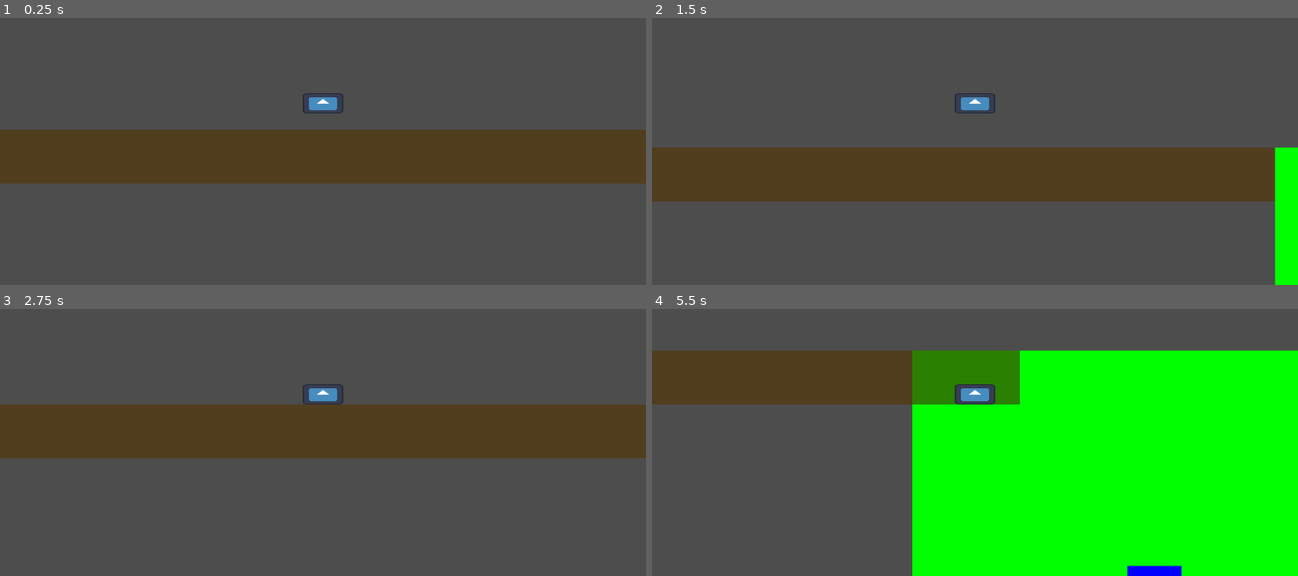
Above: before the commit, frames 1-4 (two rows, left to right).
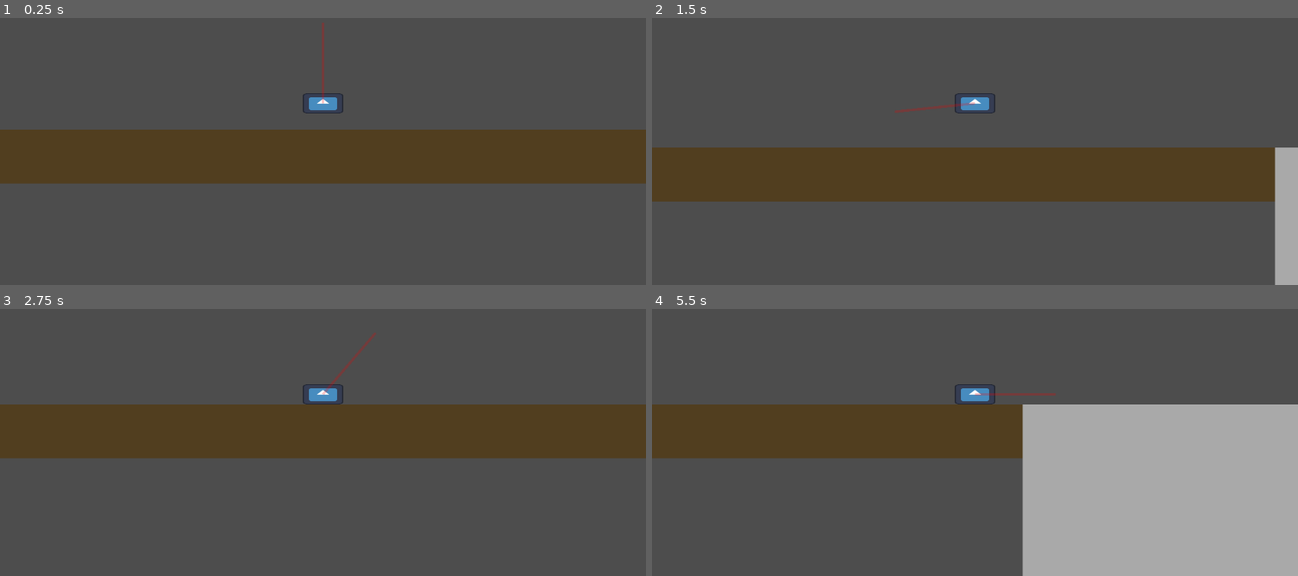
Above: after the commit, the same moments.

Repository: Vryllon/Meow_Miners
Game: Godot game, scene res://Scenes/levels/lobby.tscn
Two runs of this game, one before a commit and one after it. Both use one fixed random seed, a clock stepped at 60 frames per second and the inputs below. The project has no main scene, so this scene is started directly. The engine's default icon, where the game draws it, is replaced by a stand-in: a white triangle on a blue panel in a dark square.
Inputs (mouse positions are in pixels of both pictures, inside the frame that each line leads up to):
- Up to frame 1 (0.25 s): no input
- Up to frame 2 (1.5 s): move the mouse to (1117, 84) at 0.52 s; press the mouse at (1117, 84) at 0.53 s; hold Right (move_right) from 0.53 s (still down); tap W (jump) at 0.77 s; move the mouse to (845, 122) at 1.27 s; release the mouse at (845, 122) at 1.28 s; click (845, 122) at 1.35 s
- Up to frame 3 (2.75 s): tap W (jump) at 1.52 s; move the mouse to (387, 314) at 2.02 s; release Right (move_right) at 2.03 s; press the mouse at (387, 314) at 2.03 s; hold A (move_left) from 2.03 s (still down)
- Up to frame 4 (5.5 s): move the mouse to (942, 466) at 2.77 s; release A (move_left) at 2.78 s; release the mouse at (942, 466) at 2.78 s; hold Right (move_right) 2.78-4.28 s; click (942, 466) at 2.85 s; tap W (jump) at 3.02, 3.77, 4.52 s; move the mouse to (1168, 447) at 3.52 s; press the mouse at (1168, 447) at 3.53 s; move the mouse to (781, 341) at 4.27 s; release the mouse at (781, 341) at 4.28 s; hold A (move_left) 4.28-5.03 s; click (781, 341) at 4.35 s; move the mouse to (1007, 394) at 5.02 s; press the mouse at (1007, 394) at 5.03 s; hold Right (move_right) from 5.03 s (still down)

The runs differ from the first frame. In frame 1, 0.1% of the frame differs, in the area x 49-51%, y 1-33%; in frame 2, 2.0%; in frame 3, 0.1%; in frame 4, 66%, in the area x 0-100%, y 15-100%.

Commit message:
Refined Mining
Added visual indicator of mining path as well as a set mining distance. Also fixed mine target updating to ensure current mine target is being mined and correct reset upon moving to a different target

Diff:
--- a/meow-miners/Scenes/Characters/player.tscn
+++ b/meow-miners/Scenes/Characters/player.tscn
@@ -22,3 +22,8 @@
 zoom = Vector2(1.5, 1.5)
 
 [node name="RayCast2D" type="RayCast2D" parent="." unique_id=823903933]
+
+[node name="Mine_Line" type="Line2D" parent="RayCast2D" unique_id=832668108]
+points = PackedVector2Array(0, 0, 0, 48)
+width = 4.0
+default_color = Color(1, 0, 0, 0.22352941)
--- a/meow-miners/Scripts/Areas/Mining/mining_pixel.gd
+++ b/meow-miners/Scripts/Areas/Mining/mining_pixel.gd
@@ -1,12 +1,15 @@
 extends StaticBody2D
 
-var mine_time: float = 0.25
+var mine_time: float = 10
 
 func set_mineral(mineral : int) -> void:
 	match mineral:
-		0: $Sprite2D.texture.gradient.colors[0] = Color("Green")
-		1: $Sprite2D.texture.gradient.colors[0] = Color("Blue")
-		_: print_debug("ERROR : Mineral data not found")
+		0: init_mineral()
+		1: init_mineral(Color("Blue"), 1)
+
+func init_mineral(color: Color = Color("Dark_Gray"), mt: float = 0.5) -> void:
+	mine_time = mt
+	$Sprite2D.texture.gradient.colors[0] = color
 
 func mine() -> void:
 	queue_free()
--- a/meow-miners/Scripts/Characters/player.gd
+++ b/meow-miners/Scripts/Characters/player.gd
@@ -8,6 +8,7 @@
 var mining_obj: Object = null
 var mining_prev: Object = null
 var mining_time: float = 0
+
 
 func _input(event: InputEvent) -> void:
 	if event.is_action("mine"):
@@ -45,16 +46,17 @@
 
 # Function that handles player to mouse ray during physics_process
 func handle_ray() -> void:
-	$RayCast2D.target_position = get_global_mouse_position() - global_position
+	$RayCast2D.target_position = (get_global_mouse_position() - global_position).normalized() * 128
+	$RayCast2D/Mine_Line.set_point_position(1, $RayCast2D.target_position)
 
 # Function that handles mining
 func handle_mining(delta: float) -> void:
+	set_mine_target()
 	# Check if the same pixel is being mine as the previous check
-	if mining_obj and (mining_prev == null or mining_obj== mining_prev):
+	if mining_obj and (mining_prev == null or mining_obj == mining_prev):
 		mining_time += delta
 	else:
 		mining_time = 0
-		set_mine_target()
 		return
 
 	print_debug(mining_time)
@@ -63,10 +65,11 @@
 	if mining_time >= mining_obj.mine_time:
 		mining_obj.mine()
 
+func set_mine_target() -> void:
 	# Update previous mined pixel
 	mining_prev = mining_obj
 
-func set_mine_target() -> void:
+	# Set current mine target
 	var collision: Object = $RayCast2D.get_collider()
 	if mining and collision and collision.get_name().contains("mining_pixel"):
 		mining_obj= collision
